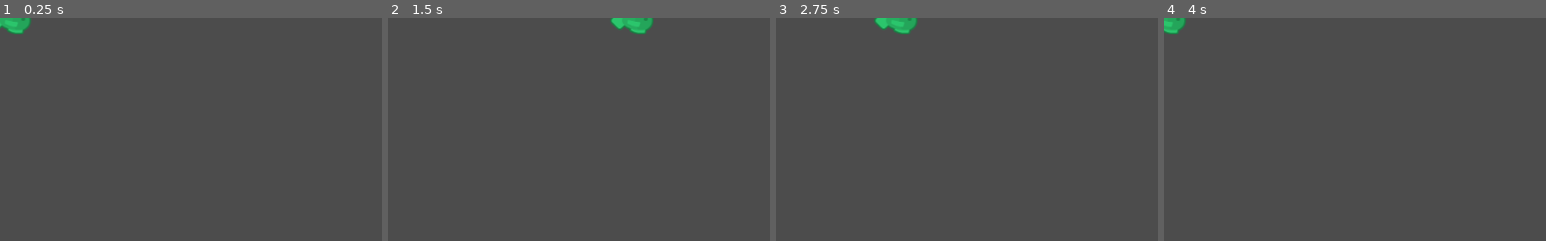
Above: before the commit, frames 1-4 (left to right).
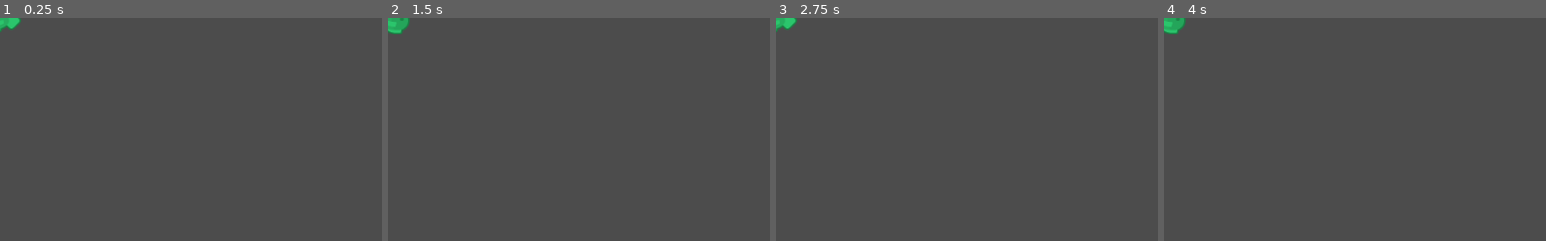
Above: after the commit, the same moments.

Repository: gabrielcristianms/FishTankSimulator
Game: Godot game, scene res://scenes/peixe.tscn
Two runs of this game, one before a commit and one after it. Both use one fixed random seed, a clock stepped at 60 frames per second and the inputs below. This scene is started directly instead of the project's main scene.
Inputs (mouse positions are % of the whole screen's width and height, from its top left):
- Up to frame 1 (0.25 s): no input
- Up to frame 2 (1.5 s): tap Enter at 0.5 s; move the mouse to (3, 0) at 0.52 s; click (3, 0) at 0.67 s; move the mouse to (30, 55) at 1.27 s; click (30, 55) at 1.42 s
- Up to frame 3 (2.75 s): move the mouse to (60, 28) at 2.02 s; click (60, 28) at 2.17 s
- Up to frame 4 (4 s): move the mouse to (45, 70) at 2.77 s; click (45, 70) at 2.92 s; move the mouse to (80, 65) at 3.52 s; click (80, 65) at 3.67 s
The pictures show only the part of the screen within x 0-50%, y 0-50%; the shares and areas given below are measured in that part.

The runs differ from the first frame. In frame 1, 0.3% of the frame differs, in the area x 0-8%, y 0-8%; in frame 2, 1.0%, in the area x 0-70%, y 0-8%; in frame 3, 0.9%; in frame 4, less than 0.1%.

Commit message:
Estados do peixe, alimentação feitos

Diff:
--- a/scenes/Comida.tscn
+++ b/scenes/Comida.tscn
@@ -1,15 +1,19 @@
-[gd_scene load_steps=3 format=2]
+[gd_scene load_steps=4 format=2]
 
-[ext_resource path="res://sprites/fishTile_124.png" type="Texture" id=1]
+[ext_resource path="res://scripts/Comida.gd" type="Script" id=1]
+[ext_resource path="res://sprites/fishTile_124.png" type="Texture" id=2]
 
 [sub_resource type="CircleShape2D" id=1]
 radius = 5.92837
 
-[node name="Comida" type="Area2D"]
+[node name="Comida" type="Area2D" groups=[
+"food",
+]]
+script = ExtResource( 1 )
 
 [node name="Sprite" type="Sprite" parent="."]
 modulate = Color( 0.537255, 0.290196, 0.0509804, 1 )
-texture = ExtResource( 1 )
+texture = ExtResource( 2 )
 
 [node name="CollisionShape2D" type="CollisionShape2D" parent="."]
 shape = SubResource( 1 )
--- a/scenes/peixe.tscn
+++ b/scenes/peixe.tscn
@@ -1,7 +1,8 @@
-[gd_scene load_steps=4 format=2]
+[gd_scene load_steps=5 format=2]
 
 [ext_resource path="res://sprites/fishTile_073.png" type="Texture" id=1]
 [ext_resource path="res://scripts/FishMovement.gd" type="Script" id=2]
+[ext_resource path="res://sprites/fishTile_090.png" type="Texture" id=3]
 
 [sub_resource type="CircleShape2D" id=1]
 radius = 19.6525
@@ -9,10 +10,13 @@
 [node name="peixe" type="Sprite"]
 texture = ExtResource( 1 )
 script = ExtResource( 2 )
+normalTexture = ExtResource( 1 )
+deadTexture = ExtResource( 3 )
 
 [node name="Area2D" type="Area2D" parent="."]
 
 [node name="CollisionShape2D" type="CollisionShape2D" parent="Area2D"]
 position = Vector2( 7.95237, 1.77482 )
 shape = SubResource( 1 )
+[connection signal="area_entered" from="Area2D" to="." method="_on_Area2D_area_entered"]
 [connection signal="input_event" from="Area2D" to="." method="_on_clicked"]
--- a/scripts/Aquario.gd
+++ b/scripts/Aquario.gd
@@ -8,13 +8,21 @@
 
 func _process(delta):
 	for fish in fishes:
+		var toRemove = []
+		var index    = -1
 		for food in foods:
+			index += 1
+			if food.eaten:
+				toRemove.push_front(index)
+				continue
 			var distance = (fish.position - food.position).length()
 			if distance <= fish.get_food_radar_size():
 				fish.look_at_food(food)
 			else:
 				fish.look_straight()
-
+		for i in toRemove:
+			foods[i].queue_free()
+			foods.remove(i)
 
 func _input(event):
 	if event is InputEventMouseButton and event.pressed and event.button_index == 2:
--- /dev/null
+++ b/scripts/Comida.gd
@@ -0,0 +1,3 @@
+extends Area2D
+
+var eaten = false
--- a/scripts/FishMovement.gd
+++ b/scripts/FishMovement.gd
@@ -7,14 +7,43 @@
 var lookingAtFood        = false
 var currentState         = "normal"
 var currentFood          = null
+var margin 				 = 28
+
+export (Texture) var normalTexture = null
+export (Texture) var deadTexture   = null
+export var maxEnergy      = 5 #o máximo de comida que o peixe pode comer
+export var energy         = 3 #quantidade de energial atual que o peixe tem
+export var energyDuration = 3.0
+
+var currentDuration = null #informa quanto tempo foi gasto na energia atual
+
+func _ready():
+	currentDuration = energyDuration
 
 # Called every frame. 'delta' is the elapsed time since the previous frame.
 func _process(delta):
+	currentDuration -= delta
+
+	if currentDuration <= 0:
+		energy -= 1
+		currentDuration = energyDuration
+
+	if energy < 0:
+		currentState = "morto"
+
+	if currentState == "morto":
+		texture = deadTexture
+	else:
+		texture = normalTexture
+
 	if currentSpeed > normalSpeed:
 		currentSpeed = currentSpeed - (100 * delta)
 
-	if position.x < 0 or position.x > 400:
+	if position.x < margin or position.x > (get_viewport().size.x - margin):
 		direction = direction * -1
+
+	flip_h = false
+	flip_v = false
 
 	if currentState == "normal":
 		normal_state(delta)
@@ -30,11 +59,17 @@
 
 
 func normal_state(delta):
-	position.x = position.x + (currentSpeed * delta * direction)
+	position.x = position.x + (get_current_speed() * delta * direction)
+	flip_h = direction < 0
+	rotation_degrees = 0
 
 func watching_state(delta):
-	var foodDirection = (currentFood.position - position).normalized()
-	position += currentSpeed * delta * foodDirection
+	if currentFood.get_ref():
+		var foodDirection = (currentFood.get_ref().position - position).normalized()
+		position += get_current_speed() * delta * foodDirection
+	else:
+		currentFood  = null
+		currentState = "normal"
 
 func full_state(delta):
 	pass
@@ -44,15 +79,32 @@
 
 func dead_state(delta):
 	flip_v = true
-	pass
+	flip_h = false
+	rotation_degrees = 0
+	if position.y < (get_viewport().size.y - margin):
+		position.y += 10 * delta
+
+func is_full():
+	return energy == maxEnergy
+
+func is_hungry():
+	return energy == 0 or energy == 1
 
 func get_food_radar_size():
-	if currentState == "faminto":
-		return 2 * foodRadarSize
-	elif currentState == "cheio":
-		return 0.5 * foodRadarSize
+	if is_hungry():
+		return 4 * foodRadarSize
+	elif is_full():
+		return 0.25 * foodRadarSize
 	else:
 		return foodRadarSize
+
+func get_current_speed():
+	if is_hungry():
+		return 4 * currentSpeed
+	elif is_full():
+		return 0.25 * currentSpeed
+	else:
+		return currentSpeed
 
 func _on_clicked(viewport, event, shape_idx):
 	if event is InputEventMouseButton and event.pressed and event.button_index == 1:
@@ -60,8 +112,10 @@
 		currentSpeed = 400
 
 func look_at_food(food):
+	if currentState == "morto":
+		return
 	currentState = "observando"
-	currentFood  = food
+	currentFood  = weakref(food)
 	look_at(food.position)
 	flip_h = false
 	lookingAtFood = true
@@ -72,3 +126,12 @@
 	rotation = 0
 	flip_v = false
 	lookingAtFood = false
+
+func _on_Area2D_area_entered(area):
+	if area.is_in_group("food"):
+		area.eaten = true
+		energy += 1
+		if energy > maxEnergy:
+			currentState = "morto"
+		else:
+			currentState = "normal"
Binary file added: sprites/fishTile_090.png
Not shown, added: sprites/fishTile_090.png.import
